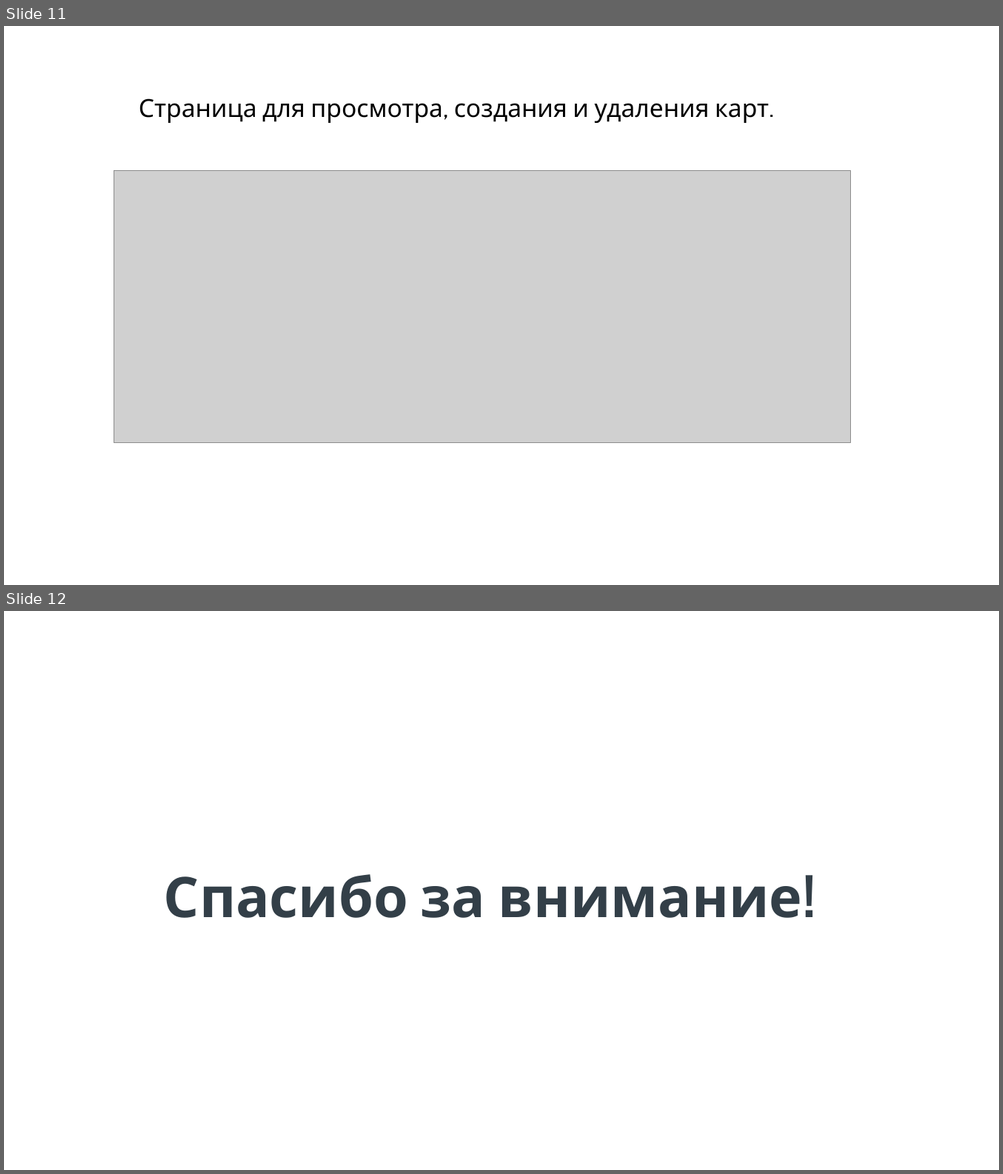
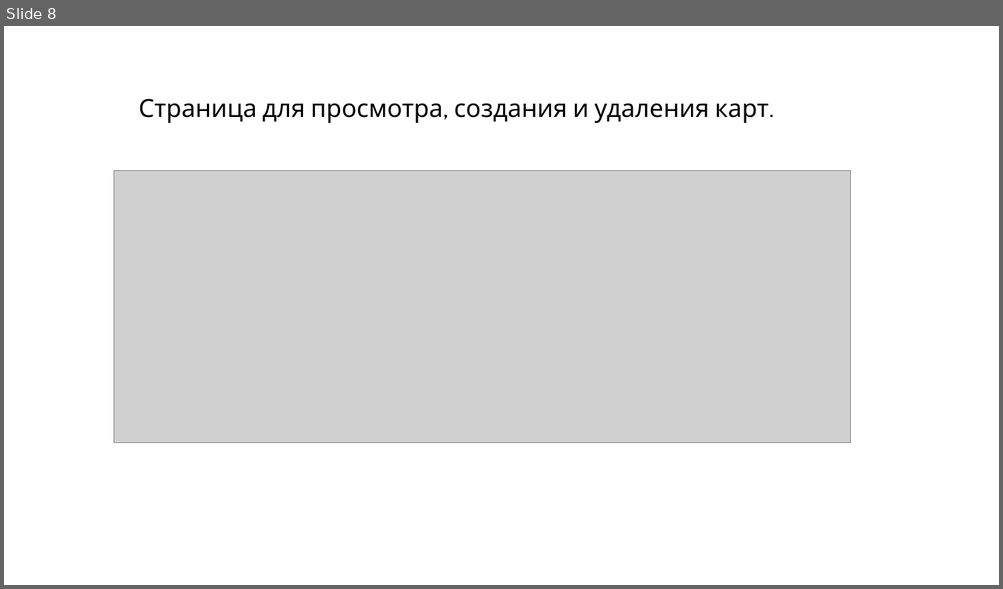
Before and after one commit to NikitaKalashnikovIT/Presentation, a slide deck: Презентация проекта.pptx. Shown one above the other, each under a label of ours: slides 11 and 12 before the commit, slide 8 after it. The pictures are 1003x1174 and 1003x589 pixels, drawn with LibreOffice and Linux fonts; fonts in the diff are those of the drawing; grey boxes stand for pictures; background and template pictures are left out. Boxes give left, top, right and bottom in pixels: in the first picture for what was removed or moved away, otherwise in the second. Text is boxed around its words. In the diff, an @@ line names an element or a change of style, - is before the commit and + after.

```diff
--- a/Презентация проекта.pptx
+++ b/Презентация проекта.pptx
@@ slide 12 removed at <box>4,611,999,1170</box>, background #FFFFFF @@
@@ text removed at <box>164,874,802,918</box> @@
-Спасибо за внимание!
@@ what was slide 11 is now slide 8 @@
```
Also in this commit, not shown: 2 slides changed, 3 other slides removed, 13 other files.
